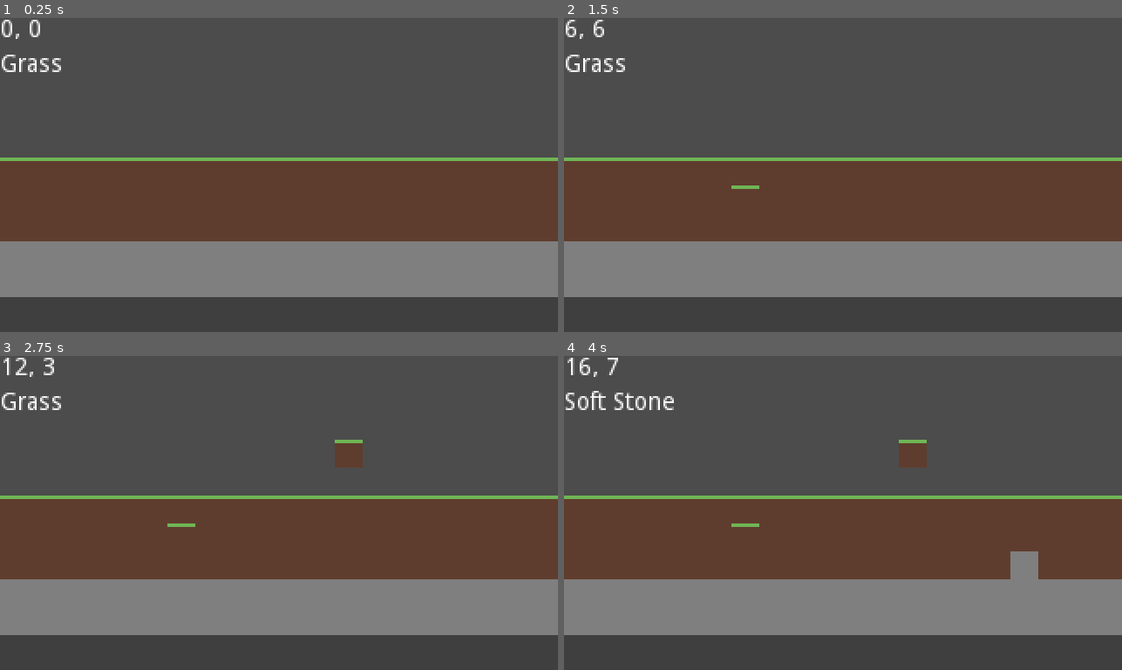
Above: before the commit, frames 1-4 (two rows, left to right).
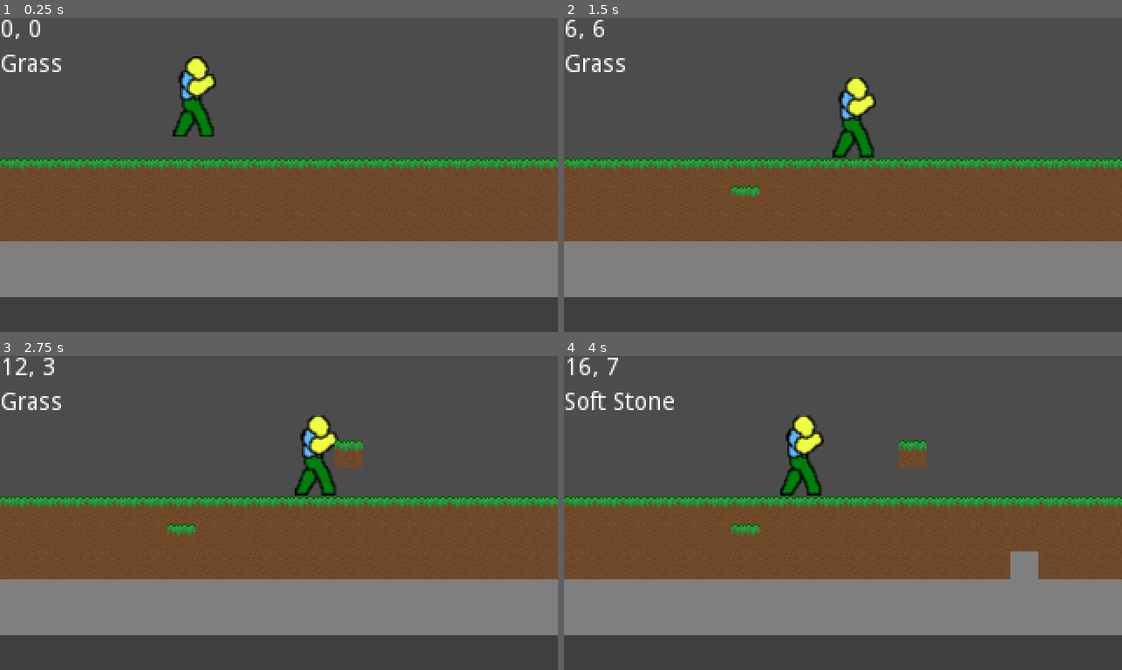
Above: after the commit, the same moments.

Repository: gabecoatess/Ter
Game: Godot game, scene res://Scenes/DevScene.tscn
Two runs of this game, one before a commit and one after it. Both use one fixed random seed, a clock stepped at 60 frames per second and the inputs below.
Inputs (mouse positions are in pixels of both pictures, inside the frame that each line leads up to):
- Up to frame 1 (0.25 s): no input
- Up to frame 2 (1.5 s): move the mouse to (965, 159) at 0.52 s; press the mouse at (965, 159) at 0.53 s; hold D (right, bound only after the commit) 0.53-1.28 s; move the mouse to (731, 190) at 1.27 s; release the mouse at (731, 190) at 1.28 s; hold A (left, bound only after the commit) from 1.28 s (still down); click (731, 190) at 1.35 s
- Up to frame 3 (2.75 s): move the mouse to (334, 443) at 2.02 s; release A (left, bound only after the commit) at 2.03 s; hold D (right, bound only after the commit) from 2.03 s (still down); hold 1 from 2.03 s (still down); click (334, 443) at 2.3 s
- Up to frame 4 (4 s): move the mouse to (815, 575) at 2.77 s; release 1 at 2.78 s; tap 2 at 2.85 s; click (815, 575) at 3.05 s; tap Enter at 3.5 s; move the mouse to (1010, 560) at 3.52 s; release D (right, bound only after the commit) at 3.53 s; hold A (left, bound only after the commit) from 3.53 s (still down); hold 3 from 3.53 s (still down); click (1010, 560) at 3.8 s

The runs differ from the first frame. In frame 1, 6.3% of the frame differs, in the area x 0-100%, y 12-71%; in frame 2, 6.5%; in frame 3, 6.6%, in the area x 0-100%, y 18-71%; in frame 4, 6.6%.

Commit message:
Player Character
Added the player object
Added movement
Added collisions

Diff:
--- /dev/null
+++ b/Entities/PlayerObject.tscn
@@ -0,0 +1,31 @@
+[gd_scene load_steps=5 format=2]
+
+[ext_resource path="res://Sprites/player.png" type="Texture" id=1]
+[ext_resource path="res://Scripts/PlayerController.gd" type="Script" id=2]
+
+[sub_resource type="CapsuleShape2D" id=1]
+radius = 10.05
+height = 26.5
+
+[sub_resource type="SpriteFrames" id=2]
+animations = [ {
+"frames": [  ],
+"loop": true,
+"name": "default",
+"speed": 5.0
+}, {
+"frames": [ ExtResource( 1 ) ],
+"loop": true,
+"name": "idle",
+"speed": 5.0
+} ]
+
+[node name="PlayerObject" type="KinematicBody2D"]
+script = ExtResource( 2 )
+
+[node name="CollisionShape2D" type="CollisionShape2D" parent="."]
+shape = SubResource( 1 )
+
+[node name="AnimatedSprite" type="AnimatedSprite" parent="."]
+frames = SubResource( 2 )
+animation = "idle"
--- a/Managers/TileManager.gd
+++ b/Managers/TileManager.gd
@@ -40,17 +40,24 @@
 			createTile(tile, 4)
 
 func createTile(coords, blockId):
-	var tileObject = Node2D.new()
-	var tileSprite = Sprite.new()
-	tileObject.set_name("area2d")
-	tileSprite.set_name("sprite")
-	add_child(tileObject)
-	tileObject.add_child(tileSprite)
-	tileSprite.texture = blockTilemap
-	tileSprite.vframes = blockTilemap.get_size().y / 16
-	tileSprite.hframes = blockTilemap.get_size().x / 16
-	tileSprite.frame = blockId
-	tileObject.position = Vector2((coords[0] * 16) + 8, (coords[1] * 16) + 8)
+	if blockId != 0:
+		var tileObject = StaticBody2D.new()
+		var tileSprite = Sprite.new()
+		var tileCollider = CollisionShape2D.new()
+		var rectangle = RectangleShape2D.new()
+		rectangle.extents = Vector2(8,8)
+		tileCollider.shape = rectangle
+		tileCollider.set_name("collider")
+		tileObject.set_name("area2d")
+		tileSprite.set_name("sprite")
+		add_child(tileObject)
+		tileObject.add_child(tileCollider)
+		tileObject.add_child(tileSprite)
+		tileSprite.texture = blockTilemap
+		tileSprite.vframes = blockTilemap.get_size().y / 16
+		tileSprite.hframes = blockTilemap.get_size().x / 16
+		tileSprite.frame = blockId
+		tileObject.position = Vector2((coords[0] * 16) + 8, (coords[1] * 16) + 8)
 
 func _process(delta):
 	var tempX = floor(get_viewport().get_mouse_position().x / 16)
--- a/Scenes/DevScene.tscn
+++ b/Scenes/DevScene.tscn
@@ -1,6 +1,7 @@
-[gd_scene load_steps=2 format=2]
+[gd_scene load_steps=3 format=2]
 
 [ext_resource path="res://Managers/TileManager.gd" type="Script" id=1]
+[ext_resource path="res://Entities/PlayerObject.tscn" type="PackedScene" id=2]
 
 [node name="Node2D" type="Node2D"]
 script = ExtResource( 1 )
@@ -17,3 +18,6 @@
 margin_right = 43.0
 margin_bottom = 34.0
 text = "Grass"
+
+[node name="PlayerObject" parent="." instance=ExtResource( 2 )]
+position = Vector2( 112, 37 )
--- /dev/null
+++ b/Scripts/PlayerController.gd
@@ -0,0 +1,27 @@
+extends KinematicBody2D
+
+export var move_speed := 100
+export var gravity := 2000
+
+var velocity = Vector2.ZERO
+
+func _ready():
+	velocity = Vector2(0,0)
+
+func _physics_process(delta: float) -> void:
+	velocity = Vector2(0,0)
+	# reset horizontal velocity
+	velocity.x = 0
+
+	# set horizontal velocity
+	if Input.is_action_pressed("right"):
+		velocity.x += move_speed
+	if Input.is_action_pressed("left"):
+		velocity.x -= move_speed
+
+	# apply gravity
+	# player always has downward velocity
+	velocity.y += gravity * delta
+
+	# actually move the player
+	velocity = move_and_slide(velocity, Vector2.UP)
--- a/project.godot
+++ b/project.godot
@@ -34,6 +34,21 @@
 "events": [ Object(InputEventMouseButton,"resource_local_to_scene":false,"resource_name":"","device":0,"alt":false,"shi …(212 unchanged characters)…
  ]
 }
+right={
+"deadzone": 0.5,
+"events": [ Object(InputEventKey,"resource_local_to_scene":false,"resource_name":"","device":0,"alt":false,"shift":false,"control":false,"meta":false,"command":false,"pressed":false,"scancode":0,"physical_scancode":68,"unicode":0,"echo":false,"script":null)
+ ]
+}
+left={
+"deadzone": 0.5,
+"events": [ Object(InputEventKey,"resource_local_to_scene":false,"resource_name":"","device":0,"alt":false,"shift":false,"control":false,"meta":false,"command":false,"pressed":false,"scancode":0,"physical_scancode":65,"unicode":0,"echo":false,"script":null)
+ ]
+}
+jump={
+"deadzone": 0.5,
+"events": [ Object(InputEventKey,"resource_local_to_scene":false,"resource_name":"","device":0,"alt":false,"shift":false,"control":false,"meta":false,"command":false,"pressed":false,"scancode":0,"physical_scancode":32,"unicode":0,"echo":false,"script":null)
+ ]
+}
 
 [physics]
 
Binary file changed: Sprites/MainTileSpritesheet.png
Binary file added: Sprites/player.png
